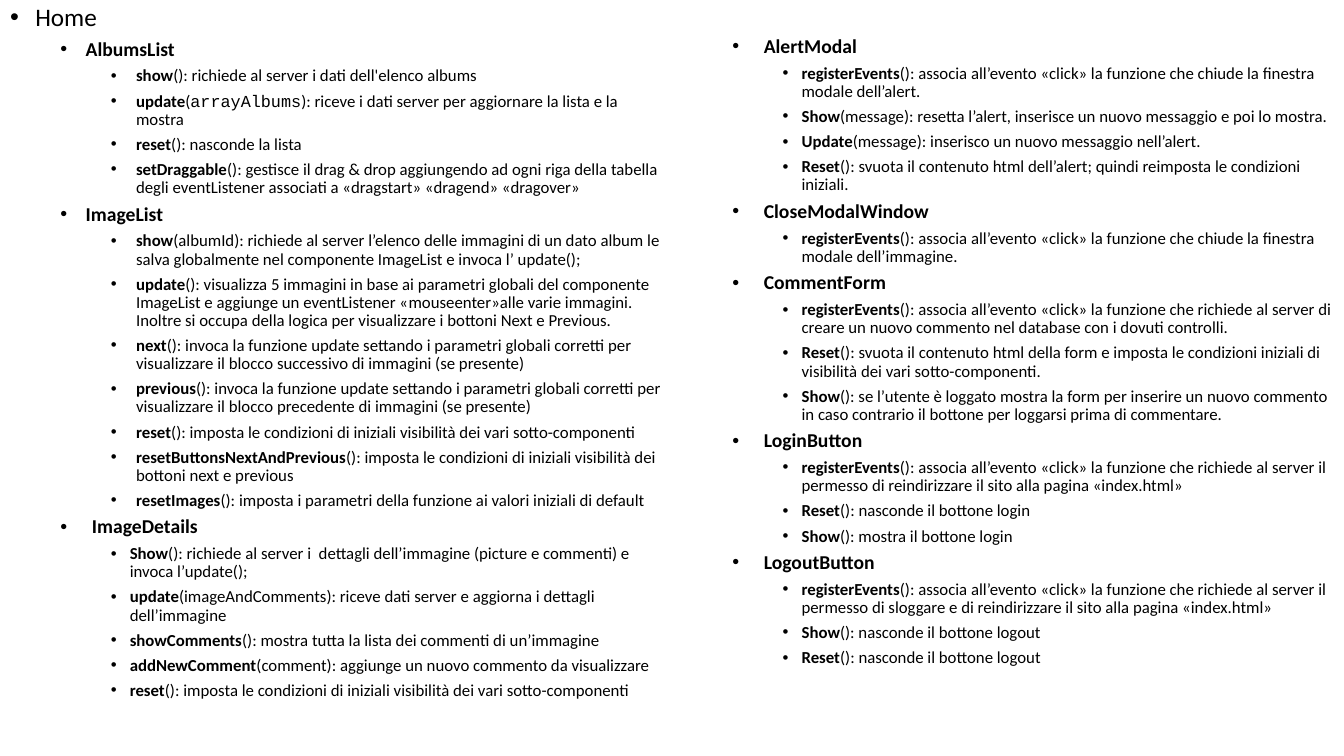
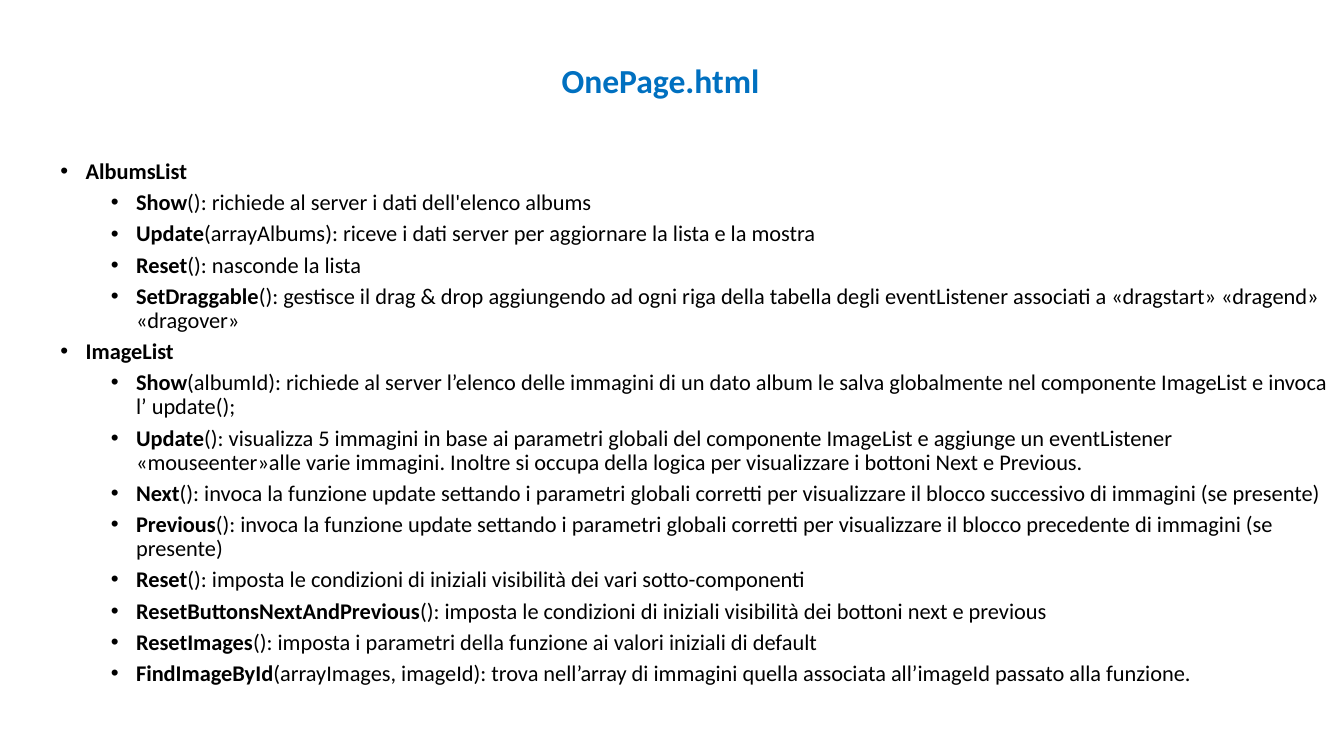
Before and after one commit to Giulsmoon/TecnologiePerIlWeb_Project1, a slide deck: slide 17 of Presentazioni Powerpoint/Progetto1_versione_RIA.pptx (slide 6 before the commit). Drawn at 1344x756 pixels with LibreOffice and Linux fonts; fonts in the diff are those of the drawing. Boxes give left, top, right and bottom in pixels: in the first picture for what was removed or moved away, otherwise in the second. Text is boxed around its words. In the diff, an @@ line names an element or a change of style, - is before the commit and + after.

Commit message:
dumps finali di entrambi i progetti, modifiche dei filtri nel pure html, quasi finiti i power points dei due progetti, piccole modifiche nel ria

```diff
--- a/Presentazioni Powerpoint/Progetto1_versione_RIA.pptx
+++ b/Presentazioni Powerpoint/Progetto1_versione_RIA.pptx
@@ text at <box>35,9,97,26</box>: paragraph removed @@
-• Home
@@ text added at <box>562,69,760,99</box>, 24 pt, text #0070C0, bold @@
+OnePage.html
@@ text "AlbumsList": place and size @@
-text "AlbumsList" at <box>35,9,660,699</box>
+text "AlbumsList" at <box>86,163,1326,685</box>
@@ text at <box>86,163,187,363</box>: size 14 to 16 pt in "AlbumsList", "ImageList" @@
@@ text at <box>136,194,1319,332</box>: text changed; size 12 to 16 pt @@
-    • show(): richiede al server i dati dell'elenco albums
-    • update(arrayAlbums): riceve i dati server per aggiornare la lista e la mostra
-    • reset(): nasconde la lista
-    • setDraggable(): gestisce il drag & drop aggiungendo ad ogni riga della tabella degli eventListener associati a «dragstart» «dragend» «dragover»
+    • Show(): richiede al server i dati dell'elenco albums
+    • Update(arrayAlbums): riceve i dati server per aggiornare la lista e la mostra
+    • Reset(): nasconde la lista
+    • SetDraggable(): gestisce il drag & drop aggiungendo ad ogni riga della tabella degli eventListener associati a «dragstart» «dragend» «dragover»
@@ text removed at <box>764,204,1331,666</box> @@
-  • AlertModal
-    • registerEvents(): associa all’evento «click» la funzione che chiude la finestra modale dell’alert.
-    • Show(message): resetta l’alert, inserisce un nuovo messaggio e poi lo mostra.
-    • Update(message): inserisco un nuovo messaggio nell’alert.
-    • Reset(): svuota il contenuto html dell’alert; quindi reimposta le condizioni iniziali.
-  • CloseModalWindow
-    • registerEvents(): associa all’evento «click» la funzione che chiude la finestra modale dell’immagine.
-  • CommentForm
-    • registerEvents(): associa all’evento «click» la funzione che richiede al server di creare un nuovo commento nel database con i dovuti controlli.
-    • Reset(): svuota il contenuto html della form e imposta le condizioni iniziali di visibilità dei vari sotto-componenti.
-    • Show(): se l’utente è loggato mostra la form per inserire un nuovo commento in caso contrario il bottone per loggarsi prima di commentare.
-  • LoginButton
-    • registerEvents(): associa all’evento «click» la funzione che richiede al server il permesso di reindirizzare il sito alla pagina «index.html»
-    • Reset(): nasconde il bottone login
-    • Show(): mostra il bottone login
-  • LogoutButton
-    • registerEvents(): associa all’evento «click» la funzione che richiede al server il permesso di sloggare e di reindirizzare il sito alla pagina «index.html»
-    • Show(): nasconde il bottone logout
-    • Reset(): nasconde il bottone logout
@@ text at <box>136,374,1326,685</box>: text changed; size 12 to 16 pt @@
-    • show(albumId): richiede al server l’elenco delle immagini di un dato album le salva globalmente nel componente ImageList e invoca l’ update();
-    • update(): visualizza 5 immagini in base ai parametri globali del componente ImageList e aggiunge un eventListener «mouseenter»alle varie immagini. Inoltre si occupa della logica per visualizzare i bottoni Next e Previous.
-    • next(): invoca la funzione update settando i parametri globali corretti per visualizzare il blocco successivo di immagini (se presente)
-    • previous(): invoca la funzione update settando i parametri globali corretti per visualizzare il blocco precedente di immagini (se presente)
-    • reset(): imposta le condizioni di iniziali visibilità dei vari sotto-componenti
-    • resetButtonsNextAndPrevious(): imposta le condizioni di iniziali visibilità dei bottoni next e previous
-    • resetImages(): imposta i parametri della funzione ai valori iniziali di default
-  • ImageDetails
-    • Show(): richiede al server i dettagli dell’immagine (picture e commenti) e invoca l’update();
-    • update(imageAndComments): riceve dati server e aggiorna i dettagli dell’immagine
-    • showComments(): mostra tutta la lista dei commenti di un’immagine
-    • addNewComment(comment): aggiunge un nuovo commento da visualizzare
-    • reset(): imposta le condizioni di iniziali visibilità dei vari sotto-componenti
+    • Show(albumId): richiede al server l’elenco delle immagini di un dato album le salva globalmente nel componente ImageList e invoca l’ update();
+    • Update(): visualizza 5 immagini in base ai parametri globali del componente ImageList e aggiunge un eventListener «mouseenter»alle varie immagini. Inoltre si occupa della logica per visualizzare i bottoni Next e Previous.
+    • Next(): invoca la funzione update settando i parametri globali corretti per visualizzare il blocco successivo di immagini (se presente)
+    • Previous(): invoca la funzione update settando i parametri globali corretti per visualizzare il blocco precedente di immagini (se presente)
+    • Reset(): imposta le condizioni di iniziali visibilità dei vari sotto-componenti
+    • ResetButtonsNextAndPrevious(): imposta le condizioni di iniziali visibilità dei bottoni next e previous
+    • ResetImages(): imposta i parametri della funzione ai valori iniziali di default
+    • FindImageById(arrayImages, imageId): trova nell’array di immagini quella associata all’imageId passato alla funzione.
```
Also in this commit, not shown: 12 other slides changed, 15 slides added, 23 other files.
